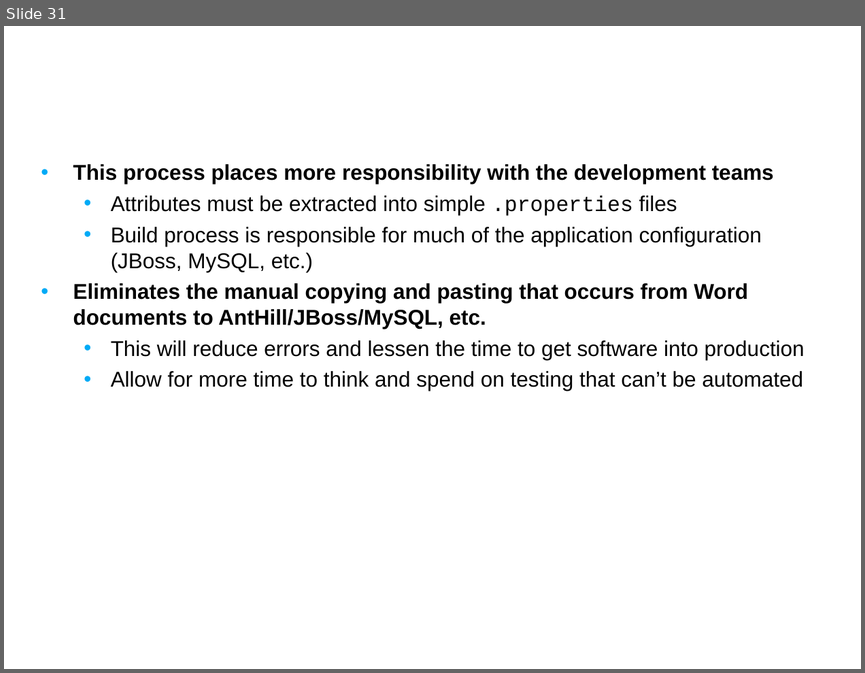
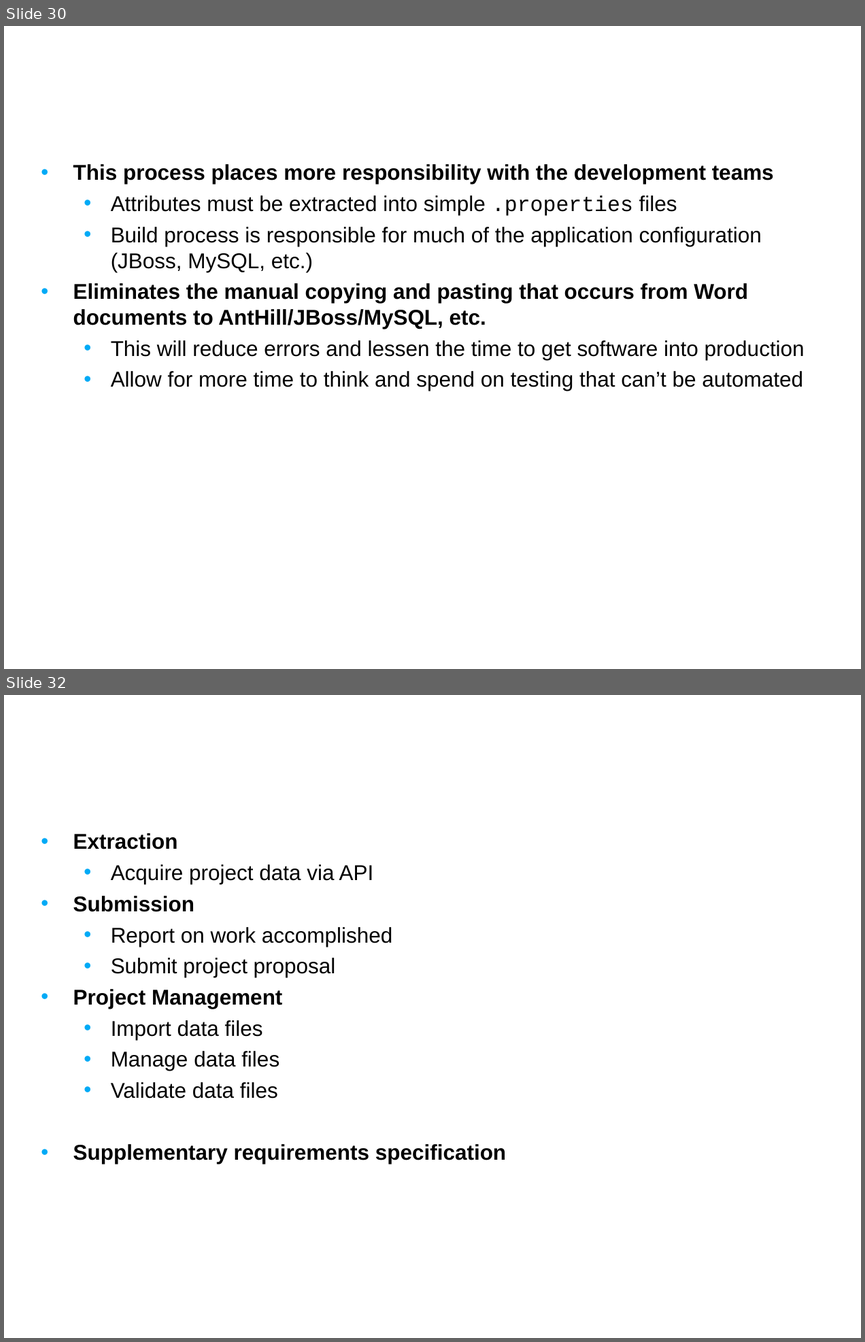
Before and after one commit to NCIP/caarray-docs, a slide deck: project_management/reports/development_to_qa_handoff.ppt. Shown one above the other, each under a label of ours: slide 31 before the commit, slides 30 and 32 after it; the slides between them are not shown. The pictures are 865x673 and 865x1342 pixels, drawn with LibreOffice and Linux fonts; fonts in the diff are those of the drawing; background and template pictures are left out. Boxes give left, top, right and bottom in pixels: in the first picture for what was removed or moved away, otherwise in the second. Text is boxed around its words. In the diff, an @@ line names an element or a change of style, - is before the commit and + after.

```diff
--- a/project_management/reports/development_to_qa_handoff.ppt
+++ b/project_management/reports/development_to_qa_handoff.ppt
@@ slide 32 added at (4,695,861,1338), background picture (left out) @@
@@ title added at (33,695,675,795), 24 pt, text #FFFFFF, bold @@
+Feedback on documents
@@ text added at (73,833,506,1164), 18 pt, text #000000 @@
+• Extraction
+  • Acquire project data via API
+• Submission
+  • Report on work accomplished
+  • Submit project proposal
+• Project Management
+  • Import data files
+  • Manage data files
+  • Validate data files
+• Supplementary requirements specification
@@ what was slide 31 is now slide 30 @@
```
Also in this commit, not shown: 11 slides changed, 3 other slides added, 3 slides removed.
